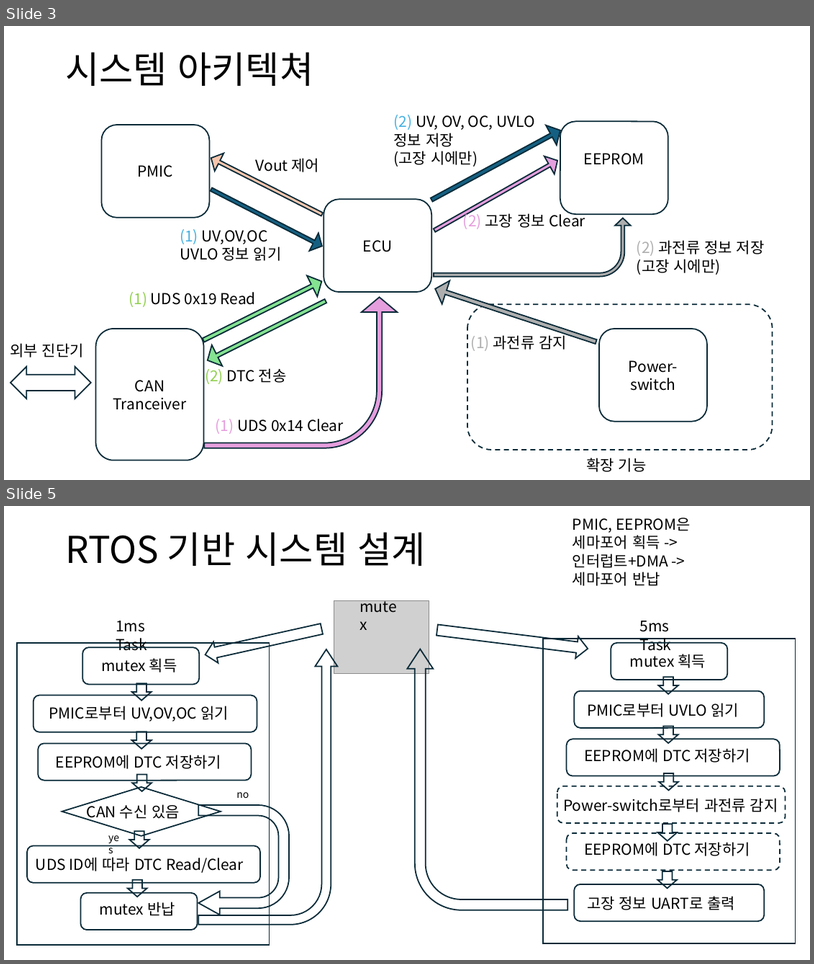
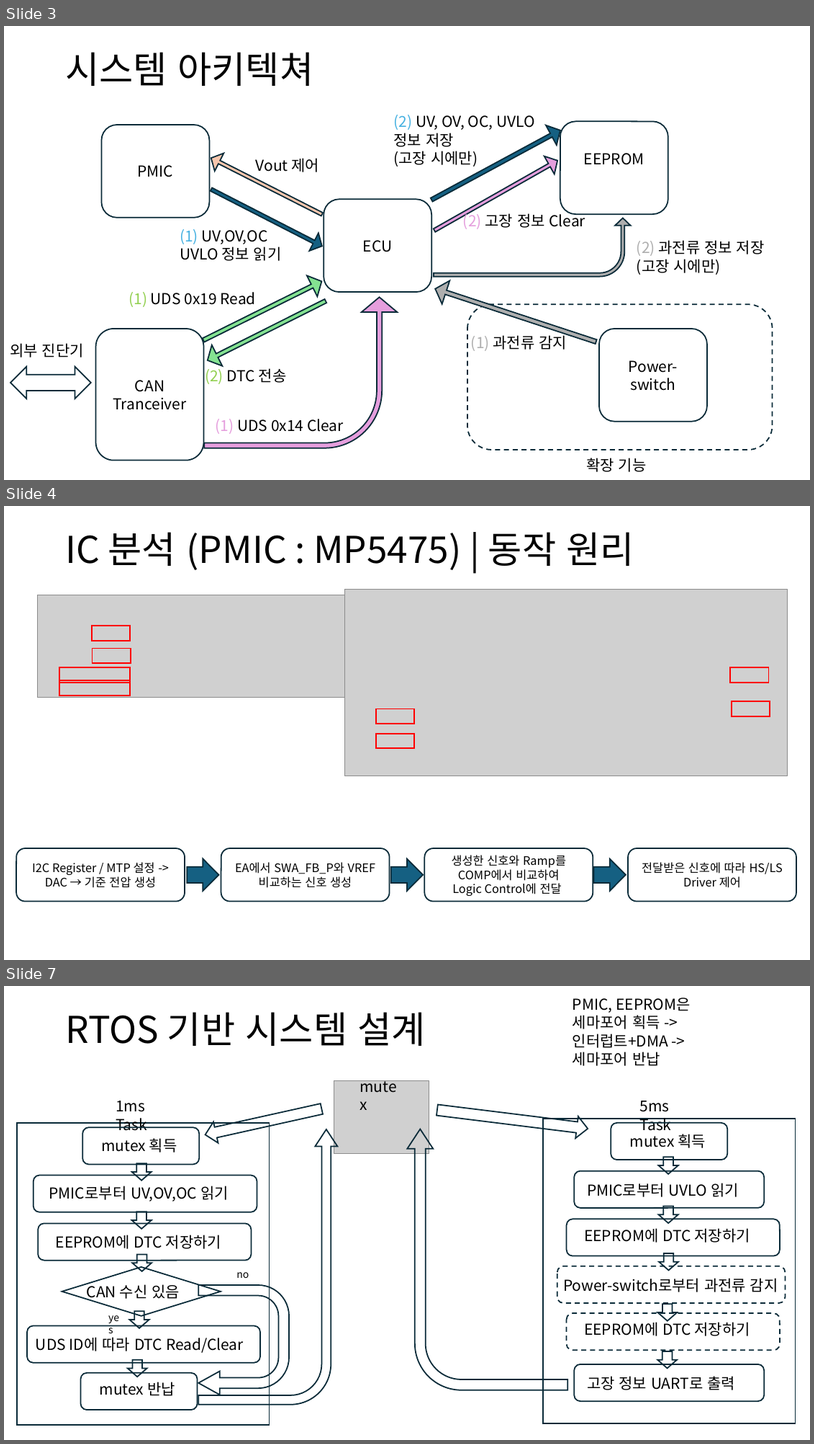
Before and after one commit to qwerasdfuiop/comento, a slide deck: ECU 고장 진단 시스템.pptx. Shown one above the other, each under a label of ours: slides 3 and 5 before the commit, slides 3, 4 and 7 after it; the slides between them are not shown. The pictures are 814x964 and 814x1444 pixels, drawn with LibreOffice and Linux fonts; fonts in the diff are those of the drawing; grey boxes stand for pictures. Boxes give left, top, right and bottom in pixels: in the first picture for what was removed or moved away, otherwise in the second. Text is boxed around its words. In the diff, an @@ line names an element or a change of style, - is before the commit and + after.

Commit message:
presentation pmic

```diff
--- a/ECU 고장 진단 시스템.pptx
+++ b/ECU 고장 진단 시스템.pptx
@@ slide 4 added at <box>4,506,810,960</box>, background #FFFFFF @@
@@ title added at <box>65,532,635,570</box>, 44 pt, text #000000 @@
+IC 분석 (PMIC : MP5475) | 동작 원리
@@ picture added at <box>345,589,788,776</box> @@
@@ picture added at <box>38,595,346,698</box> @@
@@ rectangle added at <box>92,626,130,641</box>, outline #FF0000 1.5 pt @@
@@ rectangle added at <box>93,648,131,663</box>, outline #FF0000 1.5 pt @@
@@ rectangle added at <box>59,667,131,682</box>, outline #FF0000 1.5 pt @@
@@ rectangle added at <box>731,667,769,682</box>, outline #FF0000 1.5 pt @@
@@ rectangle added at <box>59,681,131,696</box>, outline #FF0000 1.5 pt @@
@@ rectangle added at <box>377,708,415,723</box>, outline #FF0000 1.5 pt @@
@@ rectangle added at <box>732,701,770,716</box>, outline #FF0000 1.5 pt @@
@@ rectangle added at <box>377,734,415,749</box>, outline #FF0000 1.5 pt @@
@@ rounded rectangle added at <box>16,849,184,901</box>, outline #092A39 1.5 pt, 14 pt, text #000000 @@
+I2C Register / MTP 설정 ->
+DAC → 기준 전압 생성
@@ rounded rectangle added at <box>221,849,389,901</box>, outline #092A39 1.5 pt, 14 pt, text #000000 @@
+EA에서 SWA_FB_P와 VREF 비교하는 신호 생성
@@ rounded rectangle added at <box>425,849,593,901</box>, outline #092A39 1.5 pt, 14 pt, text #000000 @@
+생성한 신호와 Ramp를
+COMP에서 비교하여
+Logic Control에 전달
@@ rounded rectangle added at <box>628,849,797,901</box>, outline #092A39 1.5 pt, 14 pt, text #000000 @@
+전달받은 신호에 따라 HS/LS Driver 제어
@@ right arrow added at <box>188,859,219,890</box>, fill #156082, outline #092A39 1.5 pt @@
@@ right arrow added at <box>391,859,423,890</box>, fill #156082, outline #092A39 1.5 pt @@
@@ right arrow added at <box>594,859,627,890</box>, fill #156082, outline #092A39 1.5 pt @@
@@ what was slide 5 is now slide 7 @@
```
Also in this commit, not shown: 2 other slides added, 1 slide removed.
